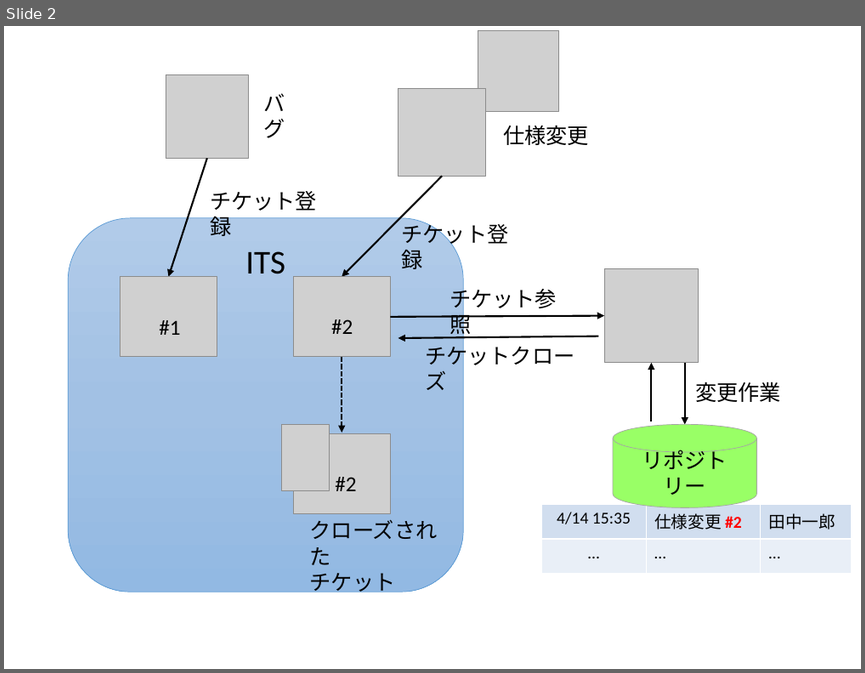
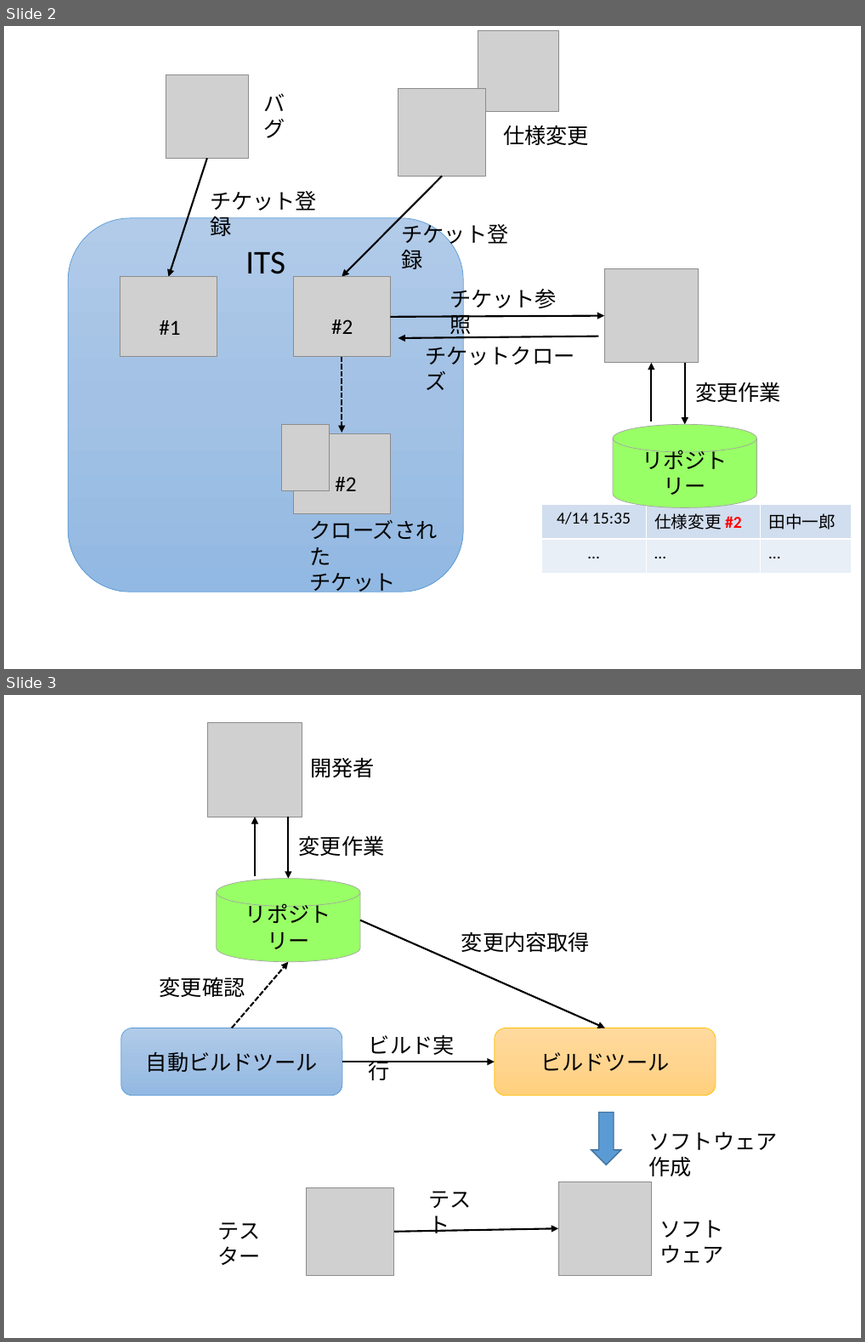
Before and after one commit to masaru-b-cl/introduction-to-vcs, a slide deck: pptx/chapter-7.pptx. Shown one above the other, each under a label of ours: slide 2 before the commit, slides 2 and 3 after it. The pictures are 865x673 and 865x1342 pixels, drawn with LibreOffice and Linux fonts; fonts in the diff are those of the drawing; grey boxes stand for pictures. Boxes give left, top, right and bottom in pixels: in the first picture for what was removed or moved away, otherwise in the second. Text is boxed around its words. In the diff, an @@ line names an element or a change of style, - is before the commit and + after.

```diff
--- a/pptx/chapter-7.pptx
+++ b/pptx/chapter-7.pptx
@@ slide 3 added at [4,695,861,1338], background #FFFFFF @@
@@ picture added at [208,722,302,817] @@
@@ text added at [310,757,375,777], 18 pt, text #000000 @@
+開発者
@@ arrow added from (255, 876) to (255, 817), #000000 1.5 pt @@
@@ arrow added from (289, 817) to (289, 879), #000000 1.5 pt @@
@@ text added at [299,835,385,856], 18 pt, text #000000 @@
+変更作業
@@ cylinder added at [216,879,360,961], fill #99FF66, outline #A5A5A5 0.5 pt, 18 pt, text #000000 @@
+リポジトリー
@@ arrow added from (360, 920) to (605, 1027), #000000 1.5 pt @@
@@ text added at [461,931,590,952], 18 pt, text #000000 @@
+変更内容取得
@@ arrow added from (232, 1027) to (289, 961), #000000 1.5 pt dashed @@
@@ text added at [160,976,245,997], 18 pt, text #000000 @@
+変更確認
@@ rounded rectangle added at [121,1027,342,1095], fill gradient #B1CBE9 to #A3C1E5 to #93B9E4, outline #5B9BD5 0.5 pt, 18 pt, text #000000 @@
+自動ビルドツール
@@ text added at [369,1034,454,1080], 18 pt, text #000000 @@
+ビルド実行
@@ rounded rectangle added at [494,1027,715,1095], fill gradient #FFDB9E to #FFD590 to #FFD07C, outline #FFC000 0.5 pt, 18 pt, text #000000 @@
+ビルドツール
@@ arrow added from (342, 1061) to (494, 1061), #000000 1.5 pt @@
@@ down arrow added at [590,1112,621,1164], fill #5B9BD5, outline #43739E 1 pt @@
@@ text added at [649,1131,778,1176], 18 pt, text #000000 @@
+ソフトウェア作成
@@ picture added at [307,1188,394,1275] @@
@@ text added at [428,1191,471,1233], 18 pt, text #000000 @@
+テスト
@@ picture added at [558,1182,652,1275] @@
@@ text added at [218,1222,261,1265], 18 pt, text #000000 @@
+テスター
@@ arrow added from (394, 1231) to (558, 1228), #000000 1.5 pt @@
@@ text added at [660,1219,725,1263], 18 pt, text #000000 @@
+ソフトウェア
```
Also in this commit, not shown: 2 other files.
